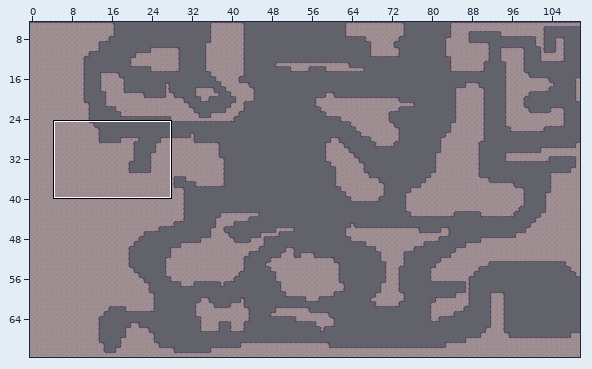
Two states of a Tiled map (JSON), maps/map1.json. Above: a wide view before the commit, with the close-up outlined.
Close-up. Before:
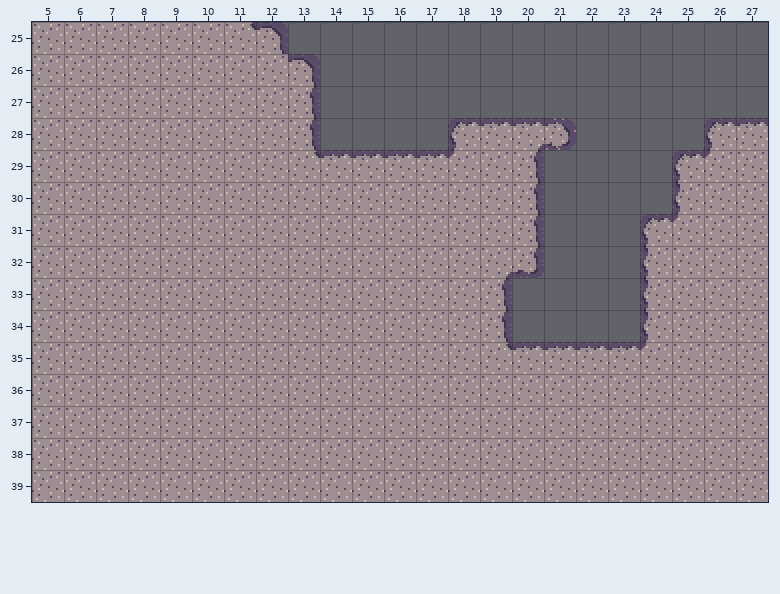
Cells are 16x16 px. Shown: x 5..27, y 25..39.
Now the later version:
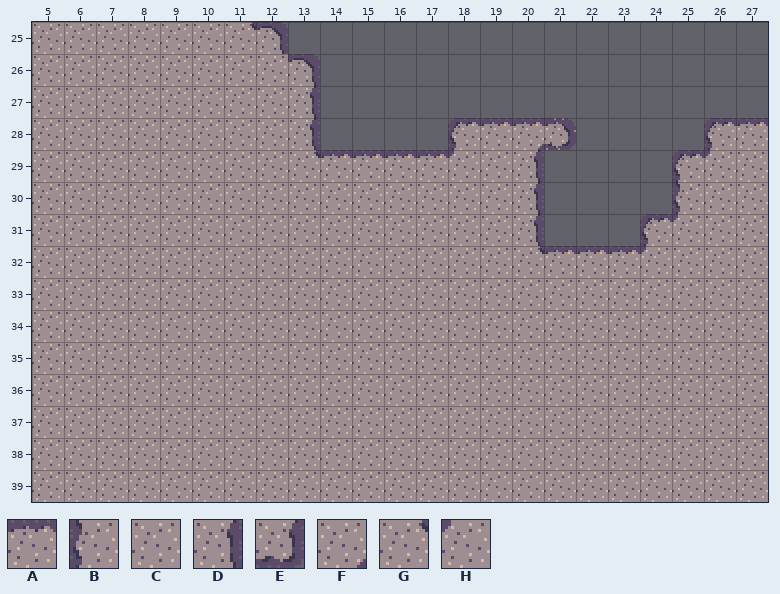
Key: from "terrain": A 1, B 6, C 7, D 8, E 14, F 26, G 32, H 33.
_ is an empty cell, . an unchanged one.
Edits made:
--- layer "terrain"
@@ x 19..24 @@
-32 FE___B
-33 D____B
-34 D____B
-35 GAAAAH
+32 CGAAAH
+33 CCCCCC
+34 CCCCCC
+35 CCCCCC
Changed places in both close-ups, as pixel boxes (x1, y1, x2, y2):
changed: (502, 246, 648, 350)
